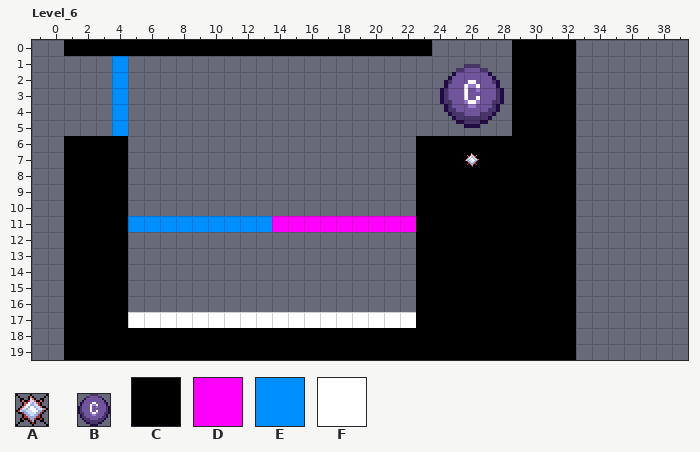
LDtk project, stored at Assets/Game/World/map.ldtk. The first picture shows the starting point.
Cells are 16x16 px. Shown: Level_6 x -1..39, y 0..19. The commit also changed other parts of the map, which this record leaves out. The old version is drawn lined up with the new one.
Key: from "BasicTileset": A 3, B 10; from "Roles": C 1 "Foundation", D 2 "Baloon1", E 3 "Baloon2", F 8 "KillPlane".
_ is an empty cell.
Objects are placed by their top-left corner, in cells (3,4 is the top-left corner of cell 3,4); size is 1x1 cell unless given.
Layer "Roles" before, first column x -1:
 0 __CCCCCCCCCCCCCCCCCCCCCCC_____CCCC_______
 1 _____E________________________CCCC_______
 2 _____E________________________CCCC_______
 3 _____E________________________CCCC_______
 4 _____E________________________CCCC_______
 5 _____E________________________CCCC_______
 6 __CCCC__________________CCCCCCCCCC_______
 7 __CCCC__________________CCCCCCCCCC_______
 8 __CCCC__________________CCCCCCCCCC_______
 9 __CCCC__________________CCCCCCCCCC_______
10 __CCCC__________________CCCCCCCCCC_______
11 __CCCCEEEEEEEEEDDDDDDDDDCCCCCCCCCC_______
12 __CCCC__________________CCCCCCCCCC_______
13 __CCCC__________________CCCCCCCCCC_______
14 __CCCC__________________CCCCCCCCCC_______
15 __CCCC__________________CCCCCCCCCC_______
16 __CCCC__________________CCCCCCCCCC_______
17 __CCCCFFFFFFFFFFFFFFFFFFCCCCCCCCCC_______
18 __CCCCCCCCCCCCCCCCCCCCCCCCCCCCCCCC_______
19 __CCCCCCCCCCCCCCCCCCCCCCCCCCCCCCCC_______
Objects on layer "Swaps" before:
B "Checkpoint" at 24,1.5 size 5x4
A "SwapHandle" at 26,7
Once edited:
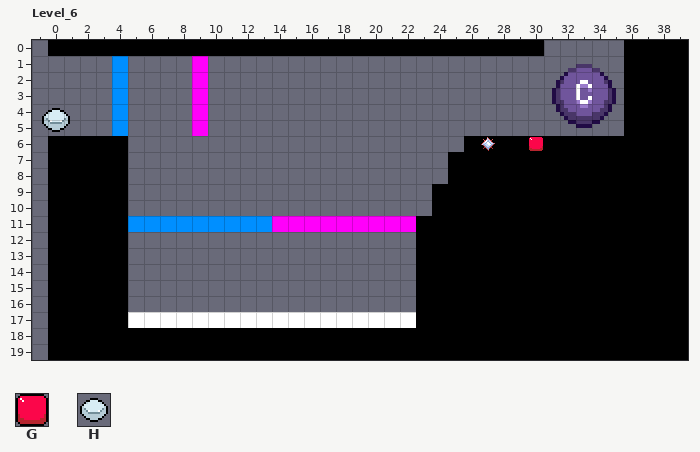
Further tiles: from "BasicTileset": G 5, H 11.
Edits made:
Changed rows in their new state; . is an unchanged cell.
map size 32x20 -> 40x20 cells (old content now starts at 1,0; both pictures use the new coordinates)
Layer "Roles":
first column x 0:
 0 C.......................CCCCC..__...CCCC
 1 .........D...................____...CCCC
 2 .........D...................____...CCCC
 3 .........D...................____...CCCC
 4 .........D...................____...CCCC
 5 .........D...................____...CCCC
 6 C......................___.......CCCCCCC
 7 C......................__........CCCCCCC
 8 C......................__........CCCCCCC
 9 C......................_.........CCCCCCC
10 C......................_.........CCCCCCC
11 C................................CCCCCCC
12 C................................CCCCCCC
13 C................................CCCCCCC
14 C................................CCCCCCC
15 C................................CCCCCCC
16 C................................CCCCCCC
17 C................................CCCCCCC
18 C................................CCCCCCC
19 C................................CCCCCCC
Layer "Swaps":
changed: B "Checkpoint" at 24,1.5 size 5x4 -> B "Checkpoint" at 31,1.5 size 5x4
changed: A "SwapHandle" at 26,7 -> A "SwapHandle" at 27,6
added: H "ForceRollbacks" at -0.5,1 size 2x5
added: G "SwapHandle" at 30,6
